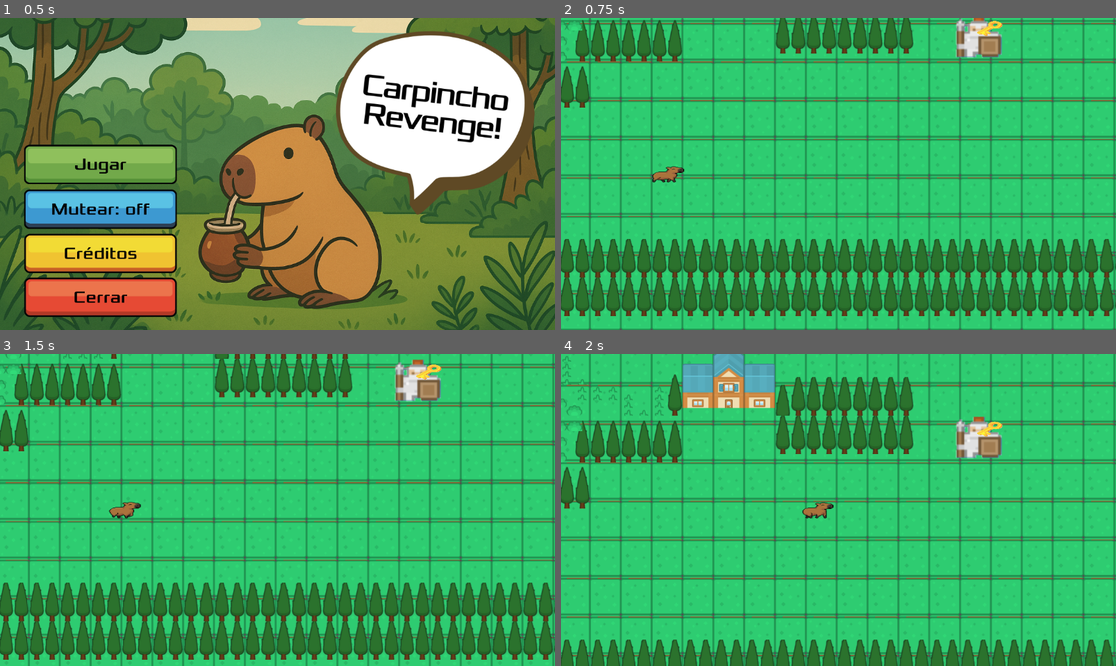
Above: before the commit, frames 1-4 (two rows, left to right).
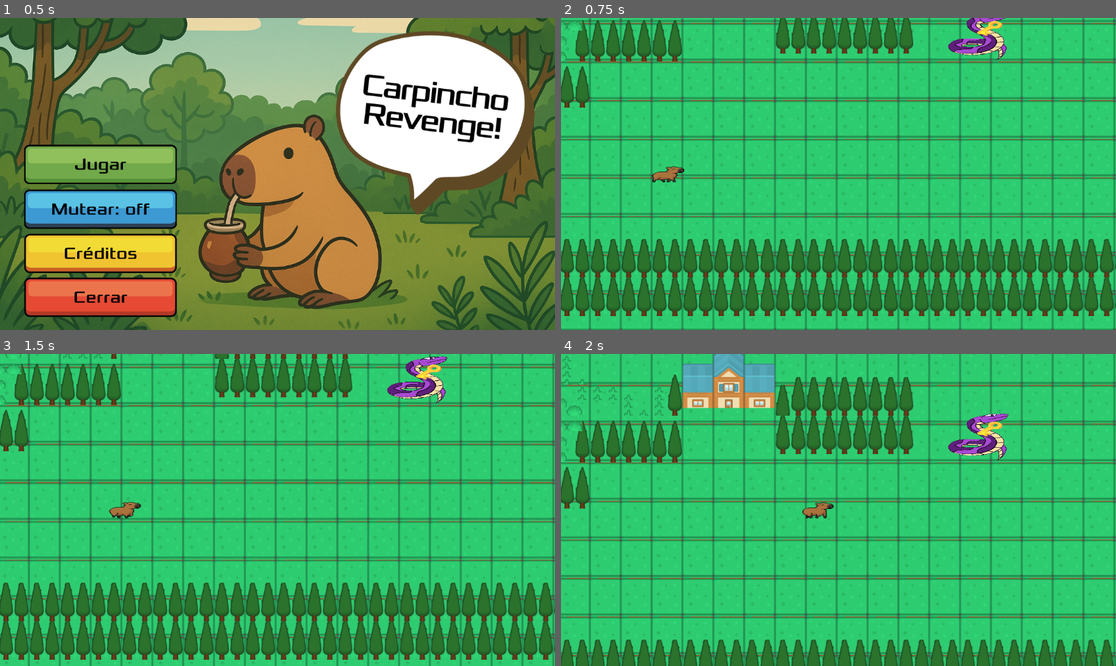
Above: after the commit, the same moments.

Repository: natayadev/carpincho-team
Game: Godot game, scene res://main.tscn
The game is run twice, just before and just after one commit, with the same random seed, the same clock (stepped at 60 frames per second) and the same inputs.
Inputs (mouse positions are in pixels of both pictures, inside the frame that each line leads up to):
- Up to frame 1 (0.5 s): no input
- Up to frame 2 (0.75 s): click (660, 164) at 0.5 s
- Up to frame 3 (1.5 s): tap Enter at 1.25 s; move the mouse to (416, 372) at 1.27 s; hold Right (move_right) from 1.28 s (still down); click (416, 372) at 1.42 s
- Up to frame 4 (2 s): keep holding Right (move_right)

Frame 1 is identical in both runs. In frame 2, 1.0% of the frame differs, in the area x 69-81%, y 0-14%; in frame 3, 1.1%; in frame 4, 1.1%, in the area x 69-81%, y 19-35%.

Commit message:
aspecto del enemigo

Diff:
--- a/escenas/enemigo/enemigo.gd
+++ b/escenas/enemigo/enemigo.gd
@@ -11,6 +11,14 @@
 @onready var click_area = $Area2D              # Para clics del jugador
 @onready var detection_area = $DetectionArea   # Para detectar jugadores cercanos
 @onready var timer = $Timer
+
+@onready var sprite = $Sprite
+var textures = [
+	preload("res://art/yarara_sprites_v4.png"),
+	preload("res://art/yarara_sprites_v4-2.png")
+]
+
+var texture_index = 0
 
 func _ready():
 	click_area.input_event.connect(_on_input_event)
@@ -54,6 +62,22 @@
 	bullet.global_position = global_position
 	bullet.set_direction(target.global_position)
 	get_tree().current_scene.add_child(bullet)
+	sprite.texture = textures[texture_index]
+
+	# Alternar entre las texturas
+	texture_index = (texture_index + 1) % textures.size()
+
+
+
+
+
+
+# Lista de texturas para el cambio (puedes tener varias)
+
+
+# Variable para alternar las texturas
+
+
 
 
 
--- a/escenas/enemigo/enemigo.tscn
+++ b/escenas/enemigo/enemigo.tscn
@@ -1,7 +1,7 @@
 [gd_scene load_steps=6 format=3 uid="uid://bnytrr5yh44ld"]
 
 [ext_resource type="Script" uid="uid://b721gvfc8anv3" path="res://escenas/enemigo/enemigo.gd" id="1_r46xo"]
-[ext_resource type="Texture2D" uid="uid://drswlw24lf5w0" path="res://assets/compañero.png" id="2_07say"]
+[ext_resource type="Texture2D" uid="uid://2pvhqd30joth" path="res://art/yarara_sprites_v4.png" id="2_r46xo"]
 
 [sub_resource type="RectangleShape2D" id="RectangleShape2D_a5tj2"]
 size = Vector2(32, 30)
@@ -14,9 +14,10 @@
 [node name="enemigo" type="CharacterBody2D"]
 script = ExtResource("1_r46xo")
 
-[node name="Compañero" type="Sprite2D" parent="."]
+[node name="Sprite" type="Sprite2D" parent="."]
 position = Vector2(-1, -4)
-texture = ExtResource("2_07say")
+scale = Vector2(0.182034, 0.107217)
+texture = ExtResource("2_r46xo")
 
 [node name="CollisionShape2D" type="CollisionShape2D" parent="."]
 shape = SubResource("RectangleShape2D_a5tj2")
Binary file added: art/yarara_sprites_v4-2.png
Not shown, added: art/yarara_sprites_v4-2.png.import
